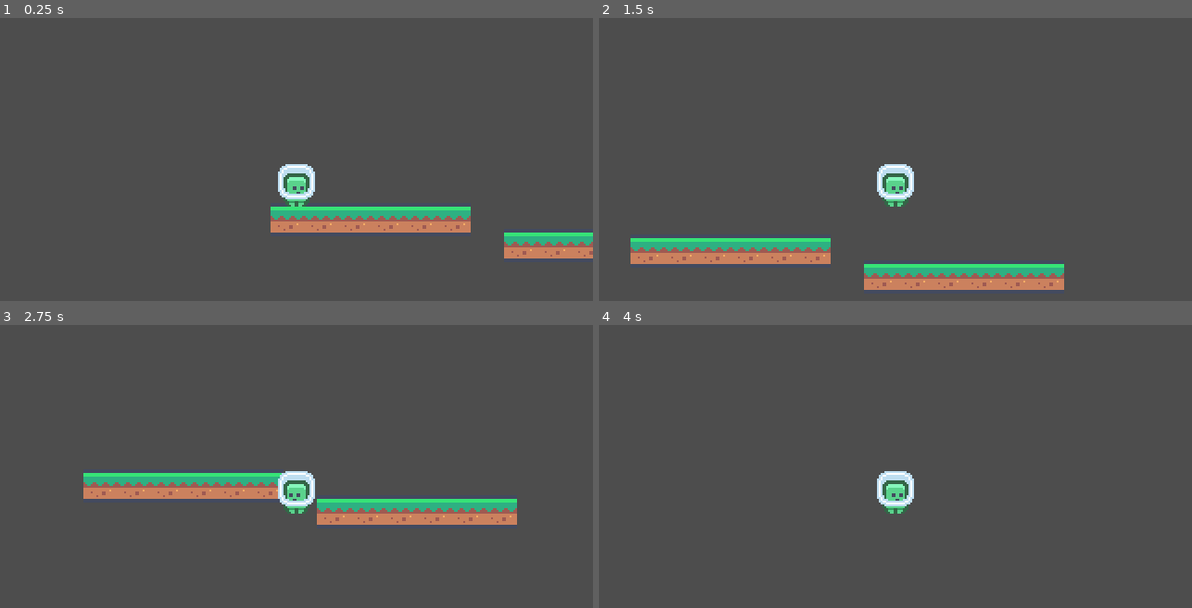
Above: before the commit, frames 1-4 (two rows, left to right).
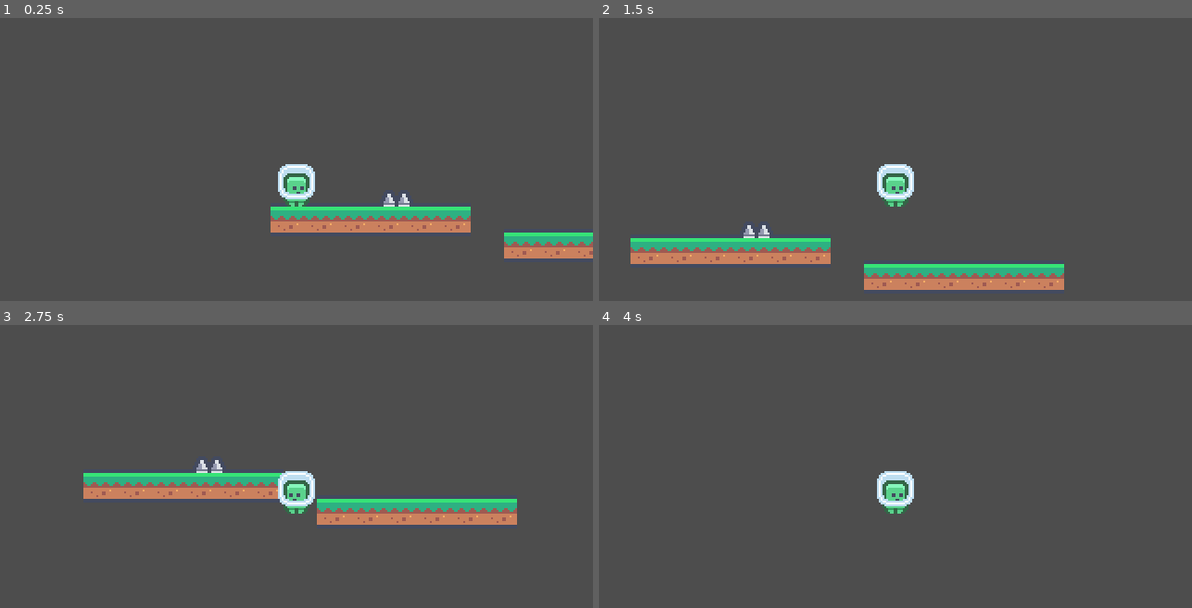
Above: after the commit, the same moments.

Repository: platz-halter/mario_clone
Game: Godot game, scene res://world.tscn
Two runs of this game, one before a commit and one after it. Both use one fixed random seed, a clock stepped at 60 frames per second and the inputs below.
Inputs:
- Up to frame 1 (0.25 s): no input
- Up to frame 2 (1.5 s): tap Enter at 0.5 s; hold Shift (dash) 0.53-1.28 s; hold Right (ui_right) from 0.53 s (still down); tap Up (ui_up) at 0.77 s; tap Shift (dash) at 1.35 s
- Up to frame 3 (2.75 s): tap Up (ui_up) at 1.52 s; release Right (ui_right) at 2.03 s; hold Left (ui_left) from 2.03 s (still down); hold Shift (dash) from 2.03 s (still down)
- Up to frame 4 (4 s): release Left (ui_left) at 2.78 s; release Shift (dash) at 2.78 s; hold Right (ui_right) from 2.78 s (still down); tap Shift (dash) at 2.85 s; tap Up (ui_up) at 3.02, 3.77 s; hold Shift (dash) from 3.53 s (still down)

The runs differ from the first frame. In frame 1, 0.1% of the frame differs, in the area x 64-70%, y 62-67%; in frame 2, 0.1%; in frame 3, 0.1%; in frame 4, nothing differs.

Commit message:
added spikes (no function yet)

Diff:
--- a/Levels/level_1.tscn
+++ b/Levels/level_1.tscn
@@ -1,6 +1,7 @@
-[gd_scene load_steps=3 format=3 uid="uid://dqy1bgyeg2jo4"]
+[gd_scene load_steps=4 format=3 uid="uid://dqy1bgyeg2jo4"]
 
 [ext_resource type="PackedScene" uid="uid://dhs7x7suf33og" path="res://Objects/Blocks/Grass/grass_floor.tscn" id="2_80btb"]
+[ext_resource type="PackedScene" uid="uid://dxftjpgp8q6ol" path="res://Objects/LevelElements/spikes.tscn" id="3_crkji"]
 [ext_resource type="PackedScene" uid="uid://d3nmtktli0buh" path="res://Objects/Utils/player_start.tscn" id="3_gwb31"]
 
 [node name="level_1" type="Node2D"]
@@ -43,3 +44,6 @@
 
 [node name="grass_floor12" parent="." instance=ExtResource("2_80btb")]
 position = Vector2(238, 71)
+
+[node name="spikes" parent="." instance=ExtResource("3_crkji")]
+position = Vector2(81, 46)
--- /dev/null
+++ b/Objects/LevelElements/spikes.tscn
@@ -0,0 +1,20 @@
+[gd_scene load_steps=3 format=3 uid="uid://dxftjpgp8q6ol"]
+
+[ext_resource type="Texture2D" uid="uid://cxkv0boq10awy" path="res://Assets/Tiles/tile_0068.png" id="1_u51xp"]
+
+[sub_resource type="RectangleShape2D" id="RectangleShape2D_ei3bv"]
+size = Vector2(18, 9.5)
+
+[node name="spikes" type="StaticBody2D"]
+
+[node name="Tile0068" type="Sprite2D" parent="."]
+position = Vector2(0, -5)
+texture = ExtResource("1_u51xp")
+
+[node name="CollisionShape2D" type="CollisionShape2D" parent="."]
+modulate = Color(0.847059, 0.027451, 0, 1)
+position = Vector2(0, -0.25)
+shape = SubResource("RectangleShape2D_ei3bv")
+disabled = true
+one_way_collision_margin = 28.2
+debug_color = Color(0.874797, 0, 0.239038, 0.42)
